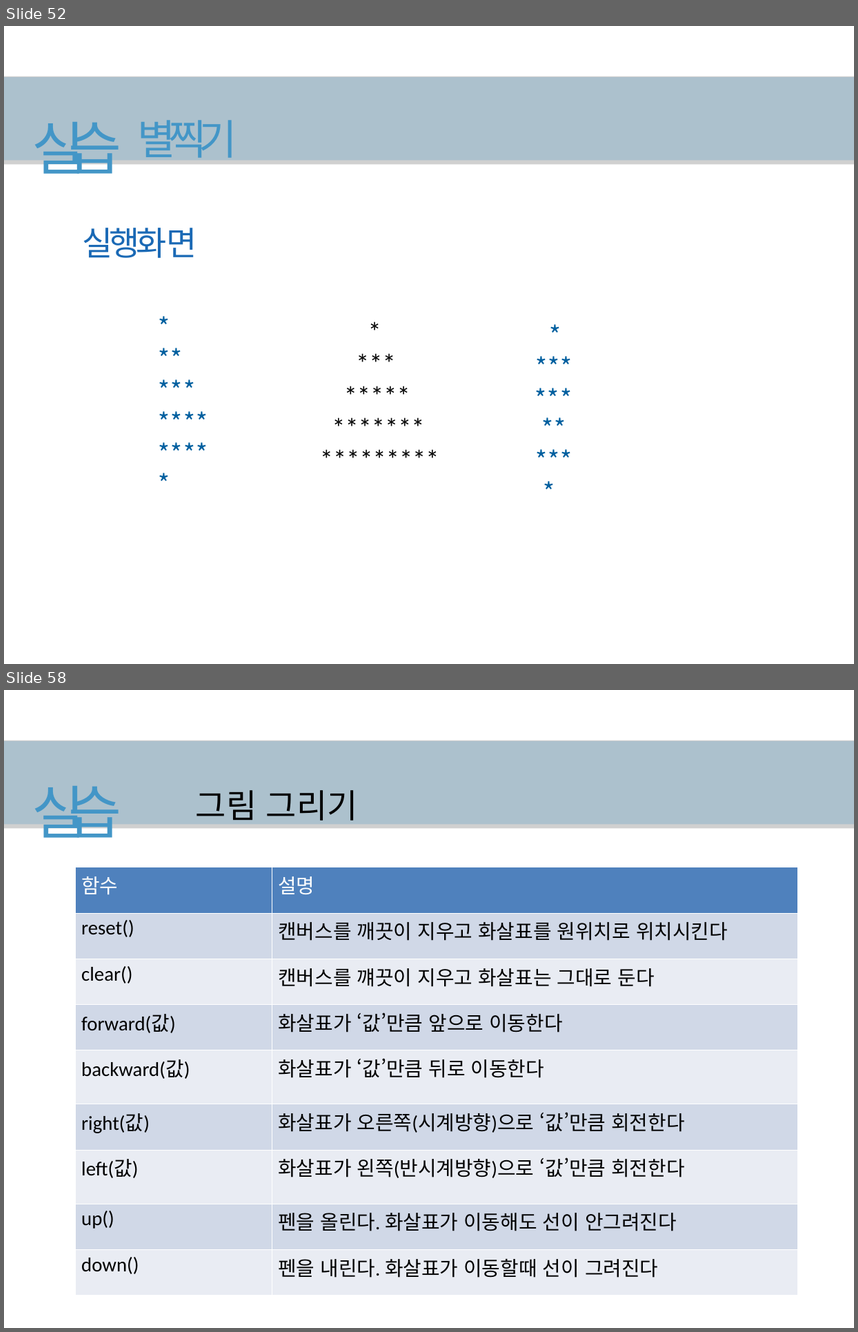
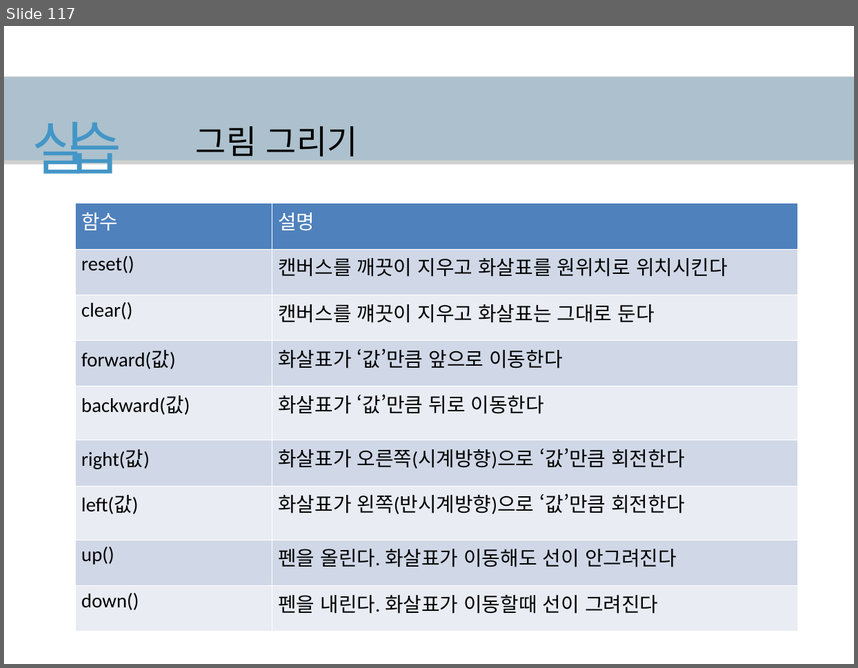
Before and after one commit to hanyang-software-volunteerer/2017-09-software-volunteerer, a slide deck: ppt-for-edit/2017소프트웨어봉사단_0404 (1).pptx. Shown one above the other, each under a label of ours: slides 52 and 58 before the commit, slide 117 after it; the slides between them are not shown. The pictures are 858x1332 and 858x668 pixels, drawn with LibreOffice and Linux fonts; fonts in the diff are those of the drawing; grey boxes stand for pictures. Boxes give left, top, right and bottom in pixels: in the first picture for what was removed or moved away, otherwise in the second. Text is boxed around its words. In the diff, an @@ line names an element or a change of style, - is before the commit and + after.

Commit message:
Add files via upload
마지막 실습 수정 및 필요 코드

```diff
--- a/ppt-for-edit/2017소프트웨어봉사단_0404 (1).pptx
+++ b/ppt-for-edit/2017소프트웨어봉사단_0404 (1).pptx
@@ slide 52 removed at [4, 26, 854, 664], background #FFFFFF @@
@@ picture removed at [4, 76, 854, 164] @@
@@ freeform shape removed at [4, 78, 854, 161] @@
@@ title removed at [138, 120, 237, 165] @@
-실습 별찍기
@@ text removed at [154, 134, 214, 156] @@
-별출력하기
@@ text removed at [82, 227, 197, 258] @@
-실행화면
@@ text removed at [158, 312, 217, 470] @@
-*
-**
-***
-****
-*****
@@ text removed at [314, 312, 447, 479] @@
-*
-***
-*****
-*******
-*********
@@ text removed at [530, 320, 588, 478] @@
-*
-***
-*****
-***
-*
@@ what was slide 58 is now slide 117 @@
```
Also in this commit, not shown: 50 slides changed, 2 slides added, 4 other slides removed, 2 other files.
